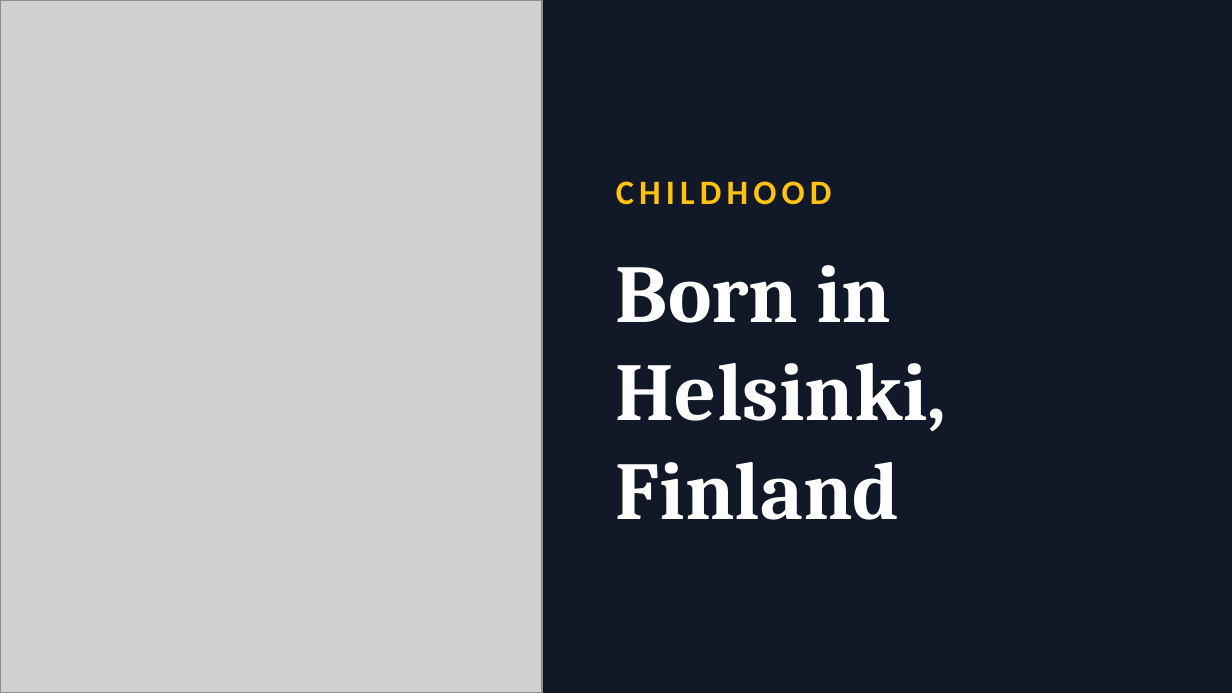
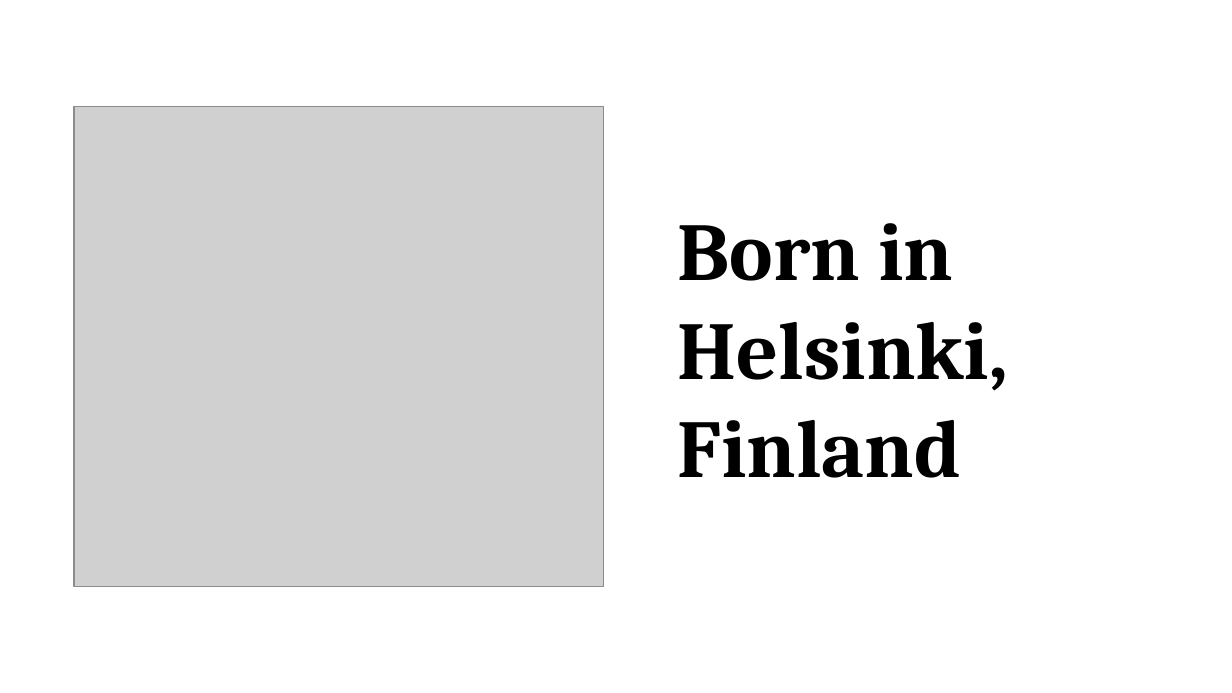
Before and after one commit to promilek2/Najs, a slide deck: slide 3 of Linus_Torvalds.pptx. Drawn at 1232x693 pixels with LibreOffice and Linux fonts; fonts in the diff are those of the drawing; grey boxes stand for pictures. Boxes give left, top, right and bottom in pixels: in the first picture for what was removed or moved away, otherwise in the second. Text is boxed around its words. In the diff, an @@ line names an element or a change of style, - is before the commit and + after.

```diff
--- a/Linus_Torvalds.pptx
+++ b/Linus_Torvalds.pptx
@@ background #111827 to #FFFFFF @@
@@ picture: place and size @@
-picture at [0,0,542,692]
+picture at [74,106,604,586]
@@ text "Born in Helsinki, Finland": place and size @@
-text "Born in Helsinki, Finland" at [616,265,947,520]
+text "Born in Helsinki, Finland" at [678,223,1009,478]
@@ text "Born in Helsinki, Finland" at [678,223,1009,478]: text colour #FFFFFF to #000000; vertical alignment top to middle @@
@@ text removed at [616,181,832,205] @@
-CHILDHOOD
```
Also in this commit, not shown: 7 other slides changed, 2 slides added, 2 slides removed.
